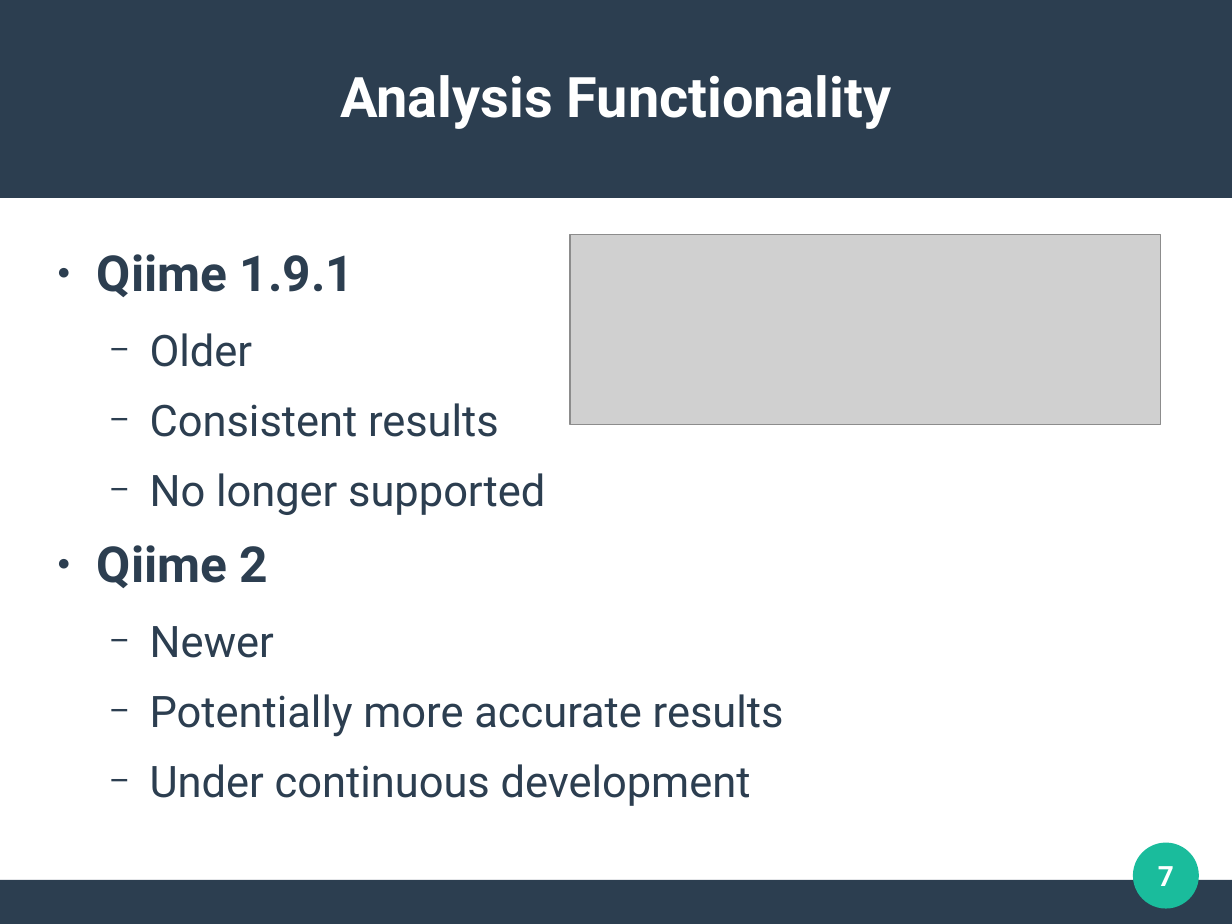
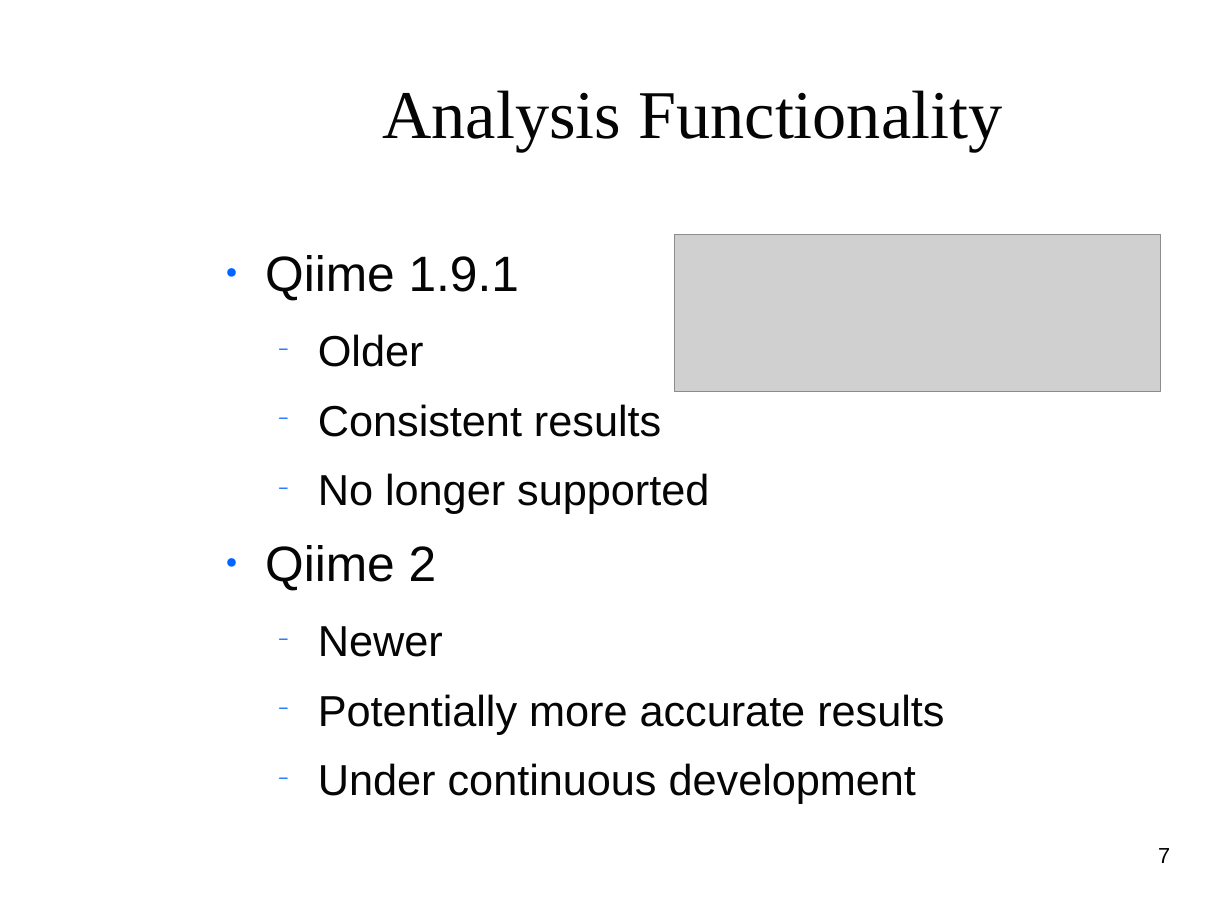
Before and after one commit to clemente-lab/mmeds-meta, a slide deck: slide 7 of sql/mmeds.odp. Drawn at 1232x924 pixels with LibreOffice and Linux fonts; fonts in the diff are those of the drawing; grey boxes stand for pictures; background and template pictures are left out. Boxes give left, top, right and bottom in pixels: in the first picture for what was removed or moved away, otherwise in the second. Text is boxed around its words. In the diff, an @@ line names an element or a change of style, - is before the commit and + after.

```diff
--- a/sql/mmeds.odp
+++ b/sql/mmeds.odp
@@ rectangle removed at box(0, 0, 1232, 198) @@
@@ title "Analysis Functionality": place and size @@
-title "Analysis Functionality" at box(340, 75, 892, 129)
+title "Analysis Functionality" at box(383, 90, 1002, 152)
@@ title "Analysis Functionality" at box(383, 90, 1002, 152): size 36 to 44 pt, font Roboto to Times New Roman, text colour #FFFFFF to #050505, bold off @@
@@ picture: place and size @@
-picture at box(570, 235, 1160, 425)
+picture at box(674, 235, 1160, 391)
@@ text "Qiime 1.9.1": place and size @@
-text "Qiime 1.9.1" at box(97, 254, 784, 806)
+text "Qiime 1.9.1" at box(265, 255, 944, 804)
@@ text "Qiime 1.9.1" at box(265, 255, 944, 804): font Roboto to Arial, text colour #2C3E50 to #050505; bold off in "Qiime 1.9.1", "Qiime 2"; size 28 to 27.9 pt in "Older", "Consistent results", "No longer supported", "Newer" and 2 more places; bullet colour #2C3E50 to #0066FF @@
@@ page number: place and size @@
-page number at box(1158, 866, 1174, 886)
+page number at box(1158, 848, 1170, 863)
@@ page number at box(1158, 848, 1170, 863): size 18 to 14 pt, font Roboto to Arial, text colour #FFFFFF to #000000, bold off; alignment centre to right; vertical alignment middle to top @@
@@ ellipse removed at box(1134, 843, 1200, 909) @@
@@ rectangle removed at box(0, 880, 1232, 923) @@
```
Also in this commit, not shown: 24 other slides changed, 3 slides added, 4 other files.
